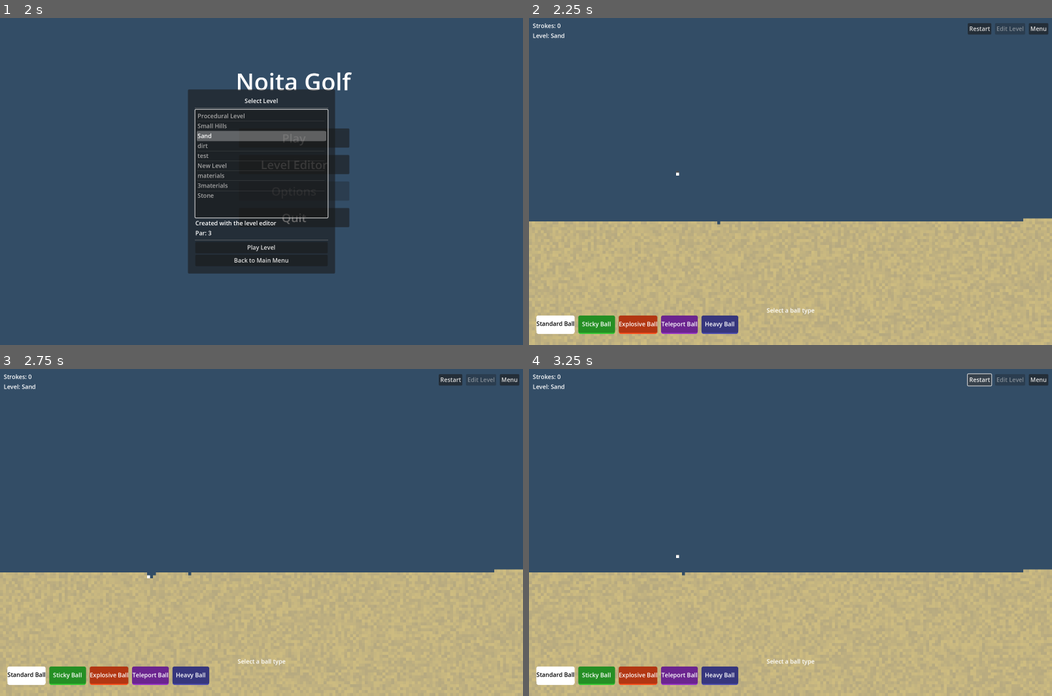
Above: before the commit, frames 1-4 (two rows, left to right).
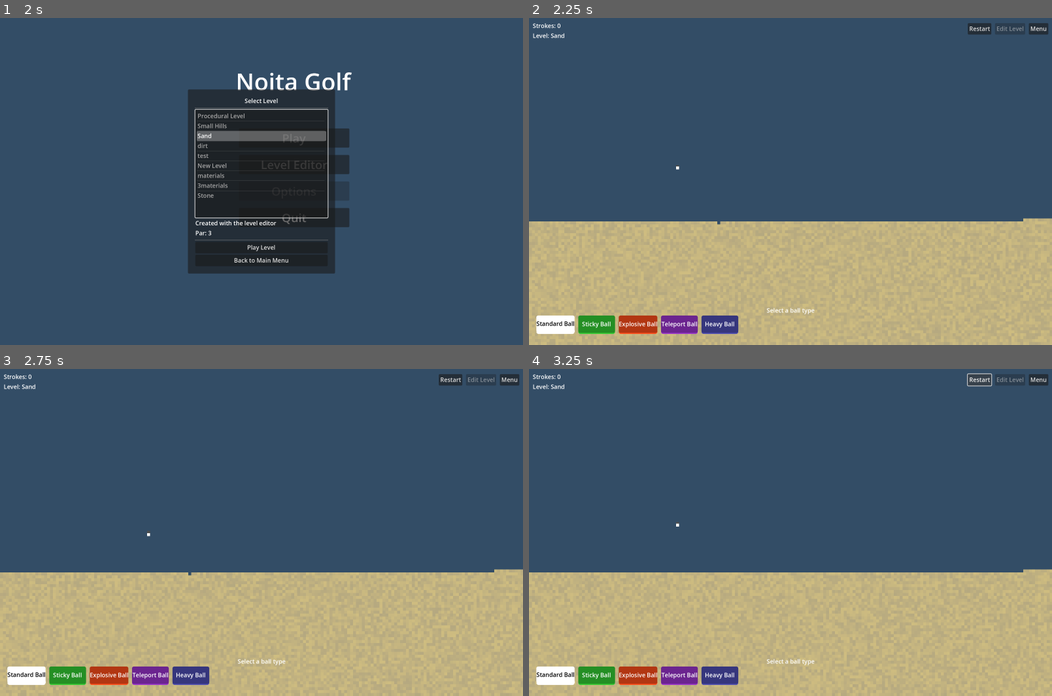
Above: after the commit, the same moments.

Repository: josefzachar/golf-game
Game: Godot game, scene res://assets/scenes/MainMenu.tscn
Same seed, same stepped clock (60 frames per second), same inputs: the game is played once before the commit and once after it.
Inputs:
- Up to frame 1 (2 s): click "Play" at 0.5 s; click "Play" at 1.25 s
- Up to frame 2 (2.25 s): click "Play Level" at 2 s
- Up to frame 3 (2.75 s): no input
- Up to frame 4 (3.25 s): click "Restart" at 2.75 s

Frame 1 is identical in both runs. In frame 2, less than 0.1% of the frame differs, in the area x 15-97%, y 45-99%; in frame 3, 0.1%, in the area x 15-97%, y 49-99%; in frame 4, less than 0.1%.

Commit message:
Material and performance issues

Diff:
--- a/assets/scripts/SandSimulation.gd
+++ b/assets/scripts/SandSimulation.gd
@@ -11,7 +11,7 @@
 func _ready():
 	# Set up the timer for sand simulation
 	var timer = Timer.new()
-	timer.wait_time = 0.01  # 20 updates per second
+	timer.wait_time = 0.04  # 20 updates per second
 	timer.autostart = true
 	timer.timeout.connect(_on_sand_update)  # Godot 4.x signal syntax
 	add_child(timer)
@@ -27,13 +27,33 @@
 	if current_level_path != "" and FileAccess.file_exists(current_level_path):
 		# Load level from JSON
 		level_data = LevelInit.load_from_json(current_level_path)
-		grid = convert_grid_to_cells(level_data.grid)
-		hole_position = level_data.hole_position
+
+		# Check if the level_data is a dictionary with 'grid' key or just a grid directly
+		if level_data is Dictionary and level_data.has("grid"):
+			grid = convert_grid_to_cells(level_data.grid)
+
+			# If there are cell properties, apply them to the grid
+			if level_data.has("cell_properties"):
+				apply_cell_properties(level_data.cell_properties)
+		else:
+			grid = convert_grid_to_cells(level_data)
+
+		hole_position = level_data.hole_position if level_data is Dictionary and level_data.has("hole_position") else hole_position
 		print("Loaded level from: ", current_level_path)
 	else:
 		# Use the LevelInit to create our grid procedurally
-		var basic_grid = LevelInit.create_grid(hole_position)
-		grid = convert_grid_to_cells(basic_grid)
+		var generated_data = LevelInit.create_varied_properties_level(hole_position)
+
+		# Check if the result is a dictionary with grid key or just a grid
+		if generated_data is Dictionary and generated_data.has("grid"):
+			grid = convert_grid_to_cells(generated_data.grid)
+
+			# If there are cell properties, apply them to the grid
+			if generated_data.has("cell_properties"):
+				apply_cell_properties(generated_data.cell_properties)
+		else:
+			grid = convert_grid_to_cells(generated_data)
+
 		print("Generated procedural level")
 
 	# Ensure the grid has the correct dimensions
@@ -41,6 +61,20 @@
 
 	# Notify listeners about the grid
 	emit_signal("grid_updated", grid)
+
+# Apply cell properties from a properties dictionary to the grid cells
+func apply_cell_properties(cell_properties):
+	for cell_key in cell_properties.keys():
+		var coords = cell_key.split(",")
+		if coords.size() == 2:
+			var x = coords[0].to_int()
+			var y = coords[1].to_int()
+
+			if x >= 0 and x < grid.size() and y >= 0 and y < grid[x].size():
+				# Apply each property to the cell
+				var props = cell_properties[cell_key]
+				for prop in props:
+					grid[x][y][prop] = props[prop]
 
 # Convert a basic grid of types to a grid of cell objects
 func convert_grid_to_cells(basic_grid):
